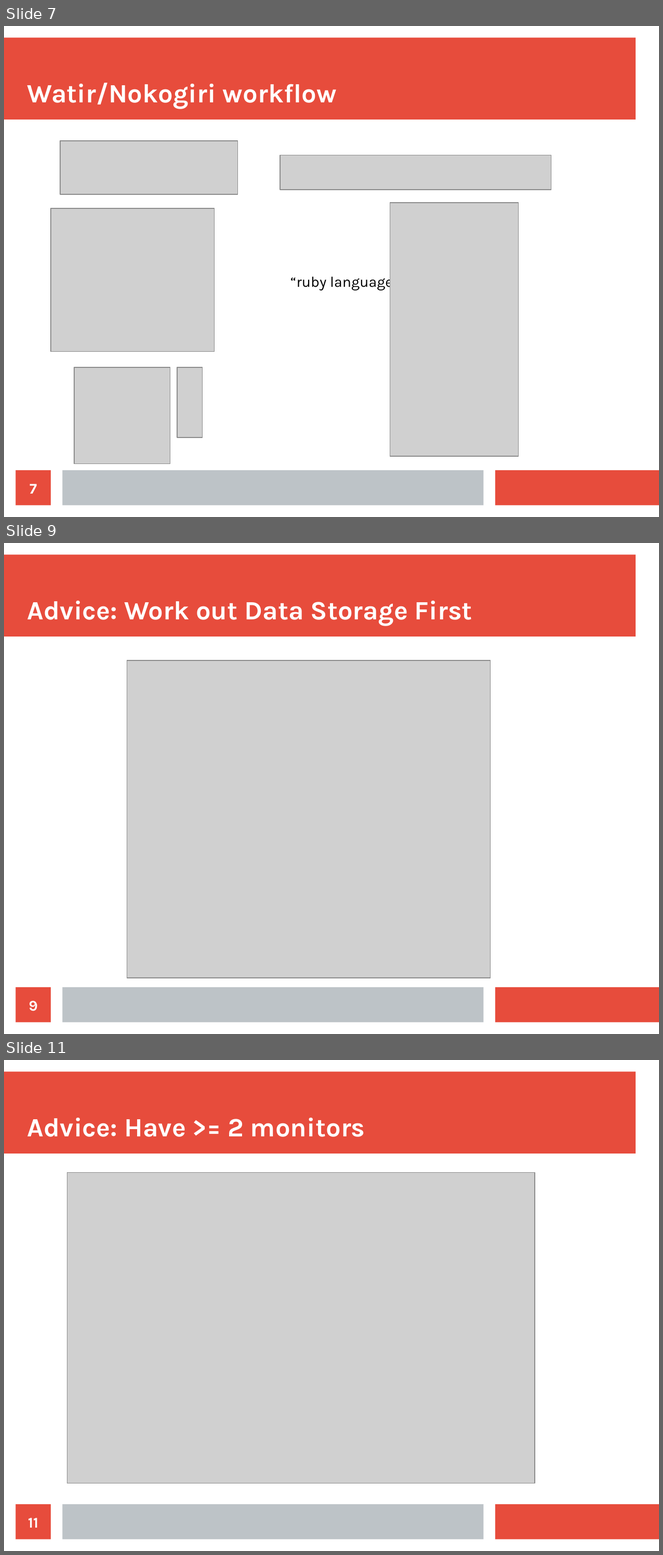
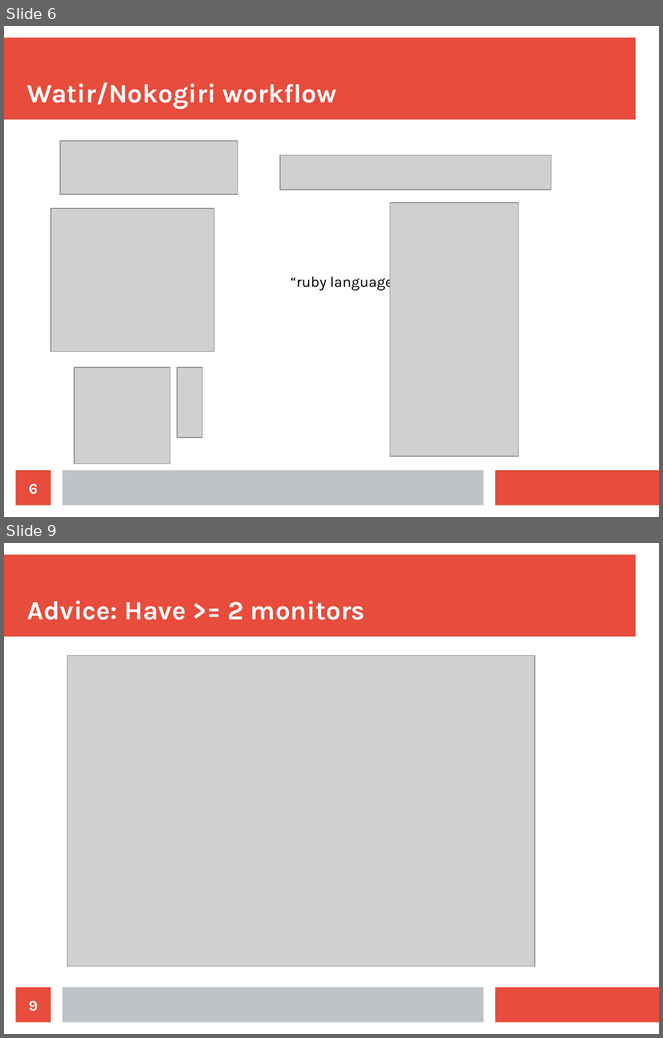
Before and after one commit to Lewington-pitsos/web_scraping_presentation, a slide deck: web_scraping.odp. Shown one above the other, each under a label of ours: slides 7, 9 and 11 before the commit, slides 6 and 9 after it; the slides between them are not shown. The pictures are 663x1555 and 663x1038 pixels, drawn with LibreOffice and Linux fonts; fonts in the diff are those of the drawing; grey boxes stand for pictures; background and template pictures are left out. Boxes give left, top, right and bottom in pixels: in the first picture for what was removed or moved away, otherwise in the second. Text is boxed around its words. In the diff, an @@ line names an element or a change of style, - is before the commit and + after.

```diff
--- a/web_scraping.odp
+++ b/web_scraping.odp
@@ slide 9 removed at [4, 543, 659, 1034], background #FFFFFF; not listed: 3 template elements that a slide beside it also shows @@
@@ title removed at [27, 601, 473, 626] @@
-Advice: Work out Data Storage First
@@ picture removed at [127, 661, 491, 978] @@
@@ page number removed at [16, 988, 51, 1023] @@
-9
@@ what was slide 7 is now slide 6 @@
@@ page number at [29, 484, 38, 495]: text changed @@
-7
+6
@@ what was slide 11 is now slide 9 @@
@@ page number at [29, 1001, 38, 1012]: text changed @@
-11
+9
```
Also in this commit, not shown: 5 slides changed, 1 other slide removed, 13 other files.
